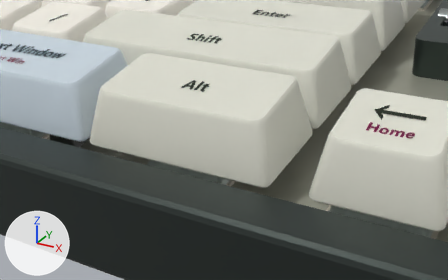
Two versions of the Blender file hardware/model/Omar-Keyboard.blend, one commit apart.
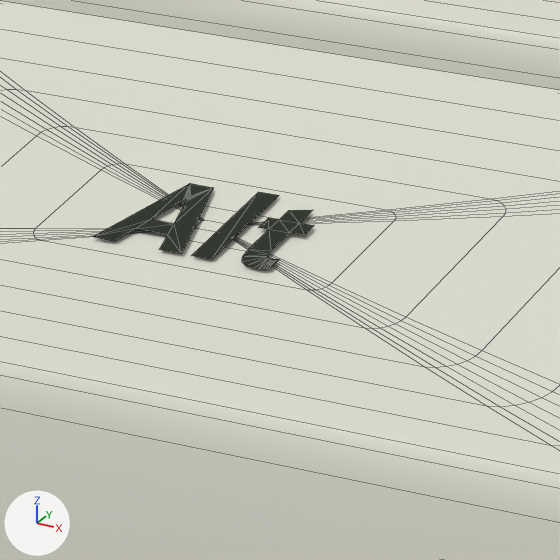
Each version is shown from a 50 mm lens placed at (0.1431, -0.1293, 0.0616), pointed at (0.1006, -0.0521, 0.023), then close up on the part from 38% to 54% of the width and 20% to 47% of the height. Lighting does not change. The marker at lower left points along +X, +Y and +Z. The first two pictures are the older version. The close-ups show mesh edges as thin lines.

Names of what the first close-up shows: 'Cap | Alt', 'Cap | Right Shift', 'Ink | Alt | 1'.
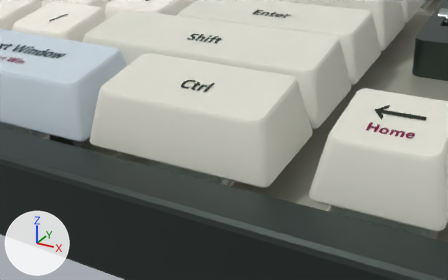
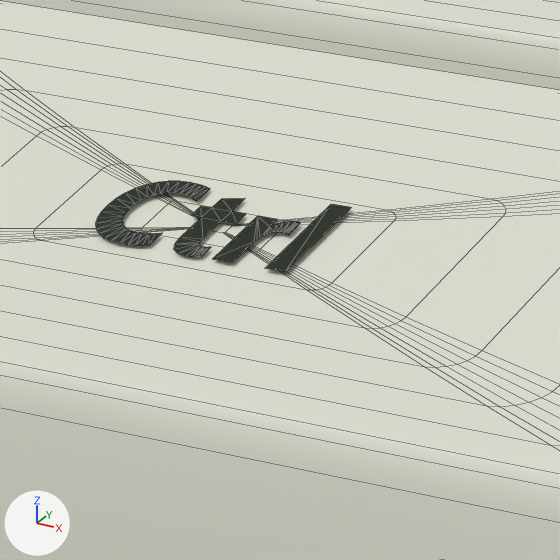
Location of each change, (x1, y1, x2, y2) in pixels of the close-ups (560 x 560 px):
'Ink | Alt | 1', reshaped (15% wider, 7% taller)
    before: (93, 184, 314, 269)
    after: (96, 181, 351, 272)

What the commit changed:
Object 'Ink | Alt | 1' (ob_ink___alt___1) now shows me_ink___ctrl___1 instead of me_ink___alt___1.
